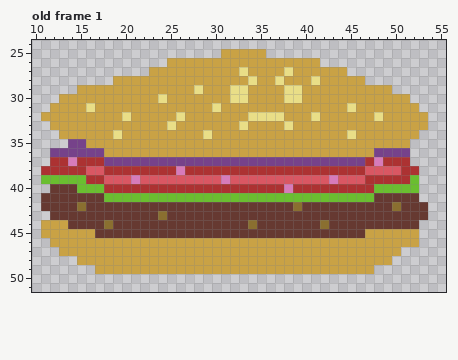
Two states of a pixel-art file, Assets/Sprites/Enemies/Borgor.aseprite. The first picture shows the starting point.
64x64 pixels, 1 frame. Shown: old frame 1: x 10..55, y 24..51. The commit also changed other frames, which this record leaves out.
The same view after the edit:
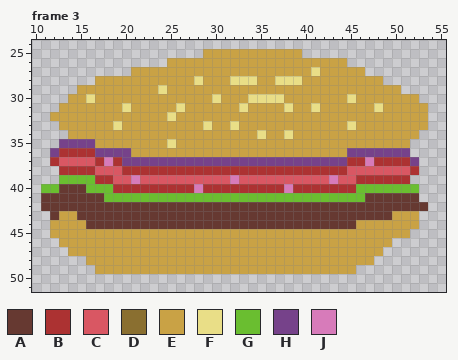
Palette (. is transparent): A #663931  B #ac3232  C #d95763  D #8a6f30  E #c9a245  F #e9de87  G #6abe30  H #76428a  J #d77bba
A new or re-ordered frame is compared with the old frame closest to it.
From old to new:
frames 1 -> 5
Frame 3 is new; against old frame 1:
y 25: x 29..30 .. -> EE; x 36..39 .... -> EEEE
y 26: x 42..44 ... -> EEE
y 27: x 21..22 .. -> EE; x 33 F -> E; x 38 F -> E; x 41 E -> F; x 45..46 .. -> EE
y 28: x 17..18 .. -> EE; x 28 E -> F; x 32..33 EE -> FF; x 38..39 EE -> FF; x 41 F -> E; x 47..48 .. -> EE
y 29: x 24 E -> F; x 28 F -> E; x 32..33 FF -> EE; x 38..39 FF -> EE; x 50 . -> E
y 30: x 13 E -> .; x 16 E -> F; x 24 F -> E; x 30 E -> F; x 32..39 FFEEEEFF -> EEFFFFEE; x 45 E -> F; x 52 . -> E
y 31: x 12 E -> .; x 16 F -> E; x 20 E -> F; x 26 E -> F; x 30 F -> E; x 33 E -> F; x 38 E -> F; x 41 E -> F; x 45 F -> E; x 48 E -> F; x 53 . -> E
y 32: x 11 E -> .; x 20 F -> E; x 25..26 EF -> FE; x 34..37 FFFF -> EEEE; x 41 F -> E; x 48 F -> E
y 33: x 12 E -> .; x 19 E -> F; x 25 F -> E; x 29 E -> F; x 32..33 EF -> FE; x 38 F -> E; x 45 E -> F
y 34: x 13 E -> .; x 19 F -> E; x 29 F -> E; x 35 E -> F; x 38 E -> F; x 45 F -> E
y 35: x 13 . -> H; x 16 E -> H; x 25 E -> F
y 36: x 13..16 HHHH -> BBBB; x 18..20 EEE -> HHH; x 45..47 EEE -> HHH
y 37: x 13..16 BJBB -> CCCC; x 18..19 HH -> JB; x 45..48 HHBJ -> BBJB; x 52 . -> H
y 38: x 11..12 BB -> ..; x 16 C -> B; x 18..19 BB -> CC; x 26 J -> B; x 45..46 BB -> CC; x 51 B -> C
y 39: x 11..12 GG -> ..; x 16 B -> G; x 18 C -> B; x 31..32 JC -> CJ; x 46 C -> B; x 52 G -> .
y 40: x 11..12 .A -> GG; x 15 G -> A; x 18 B -> G; x 28 B -> J; x 46..47 BB -> GG
y 41: x 47 G -> A
y 42: x 15 D -> A; x 39 D -> A; x 50 D -> A
y 43: x 13..14 AA -> EE; x 24 D -> A; x 50..53 AAAA -> EEE.
y 44: x 11 E -> .; x 14..15 AA -> EE; x 18 D -> A; x 34 D -> A; x 42 D -> A; x 46..52 AAAAAAA -> EEEEEEE
y 45: x 11 E -> .; x 17..46 AAAAAAAAAAAAAAAAAAAAAAAAAAAAAA -> EEEEEEEEEEEEEEEEEEEEEEEEEEEEEE; x 52 E -> .
y 46: x 12 E -> .; x 50..52 EEE -> ...
y 47: x 13 E -> .; x 49..50 EE -> ..
y 48: x 15 E -> .; x 48..49 EE -> ..
y 49: x 46..47 EE -> ..
